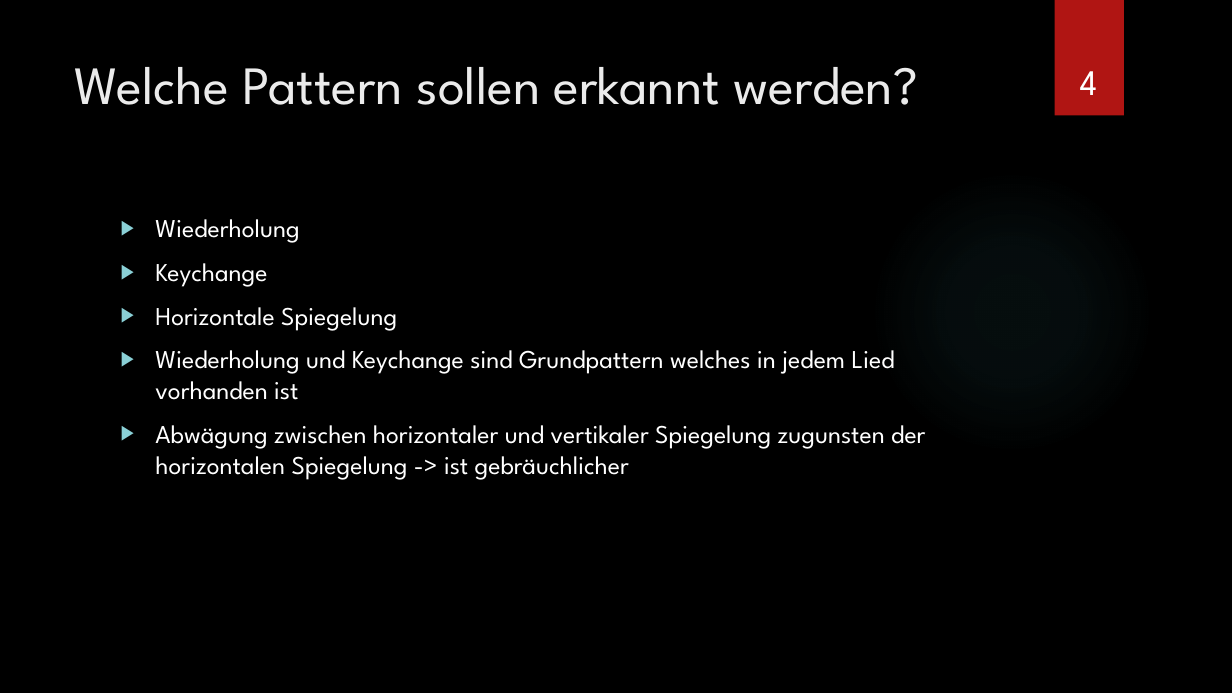
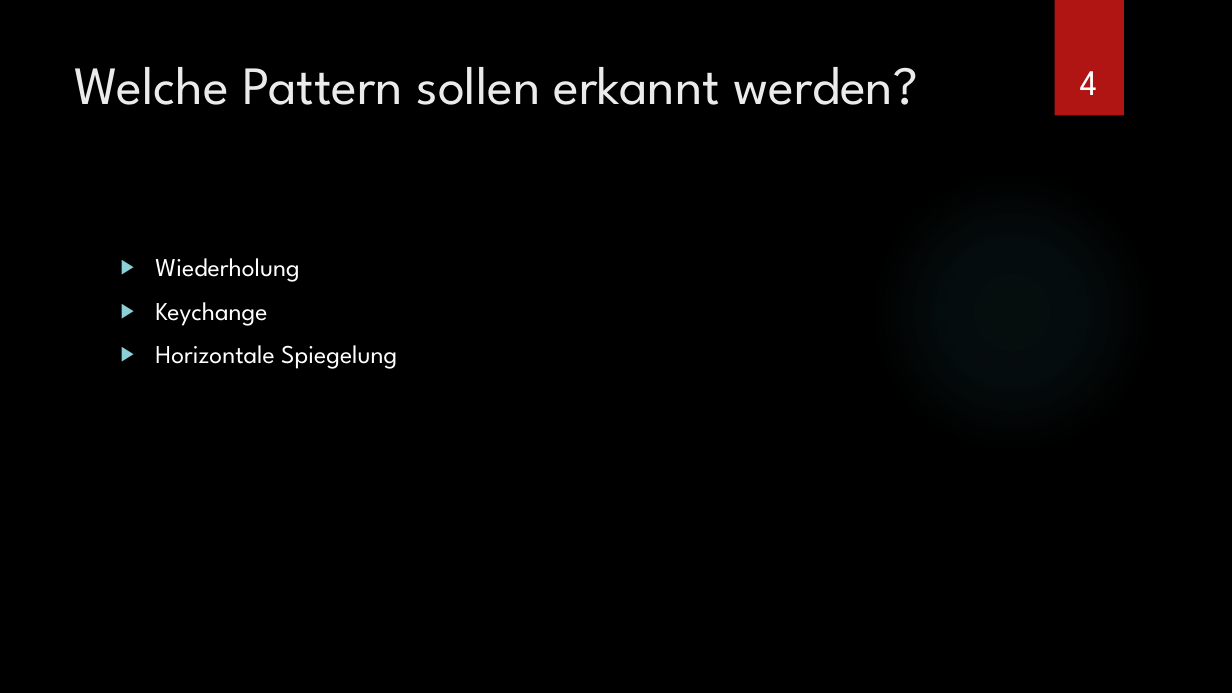
Before and after one commit to Hozeeben/Masterarbeit, a slide deck: slide 4 of Unterlagen/Masterseminar.pptx. Drawn at 1232x693 pixels with LibreOffice and Linux fonts; fonts in the diff are those of the drawing; background and template pictures are left out. Boxes give left, top, right and bottom in pixels: in the first picture for what was removed or moved away, otherwise in the second. Text is boxed around its words. In the diff, an @@ line names an element or a change of style, - is before the commit and + after.

```diff
--- a/Unterlagen/Masterseminar.pptx
+++ b/Unterlagen/Masterseminar.pptx
@@ text "Wiederholung" moved from (x1=155, y1=219, x2=925, y2=480) to (x1=155, y1=258, x2=397, y2=369) @@
@@ text at (x1=155, y1=350, x2=925, y2=480): paragraphs removed @@
-▶ Wiederholung und Keychange sind Grundpattern welches in jedem Lied vorhanden ist
-▶ Abwägung zwischen horizontaler und vertikaler Spiegelung zugunsten der horizontalen Spiegelung -> ist gebräuchlicher
```
Also in this commit, not shown: 13 other slides changed, 1 slide removed.
